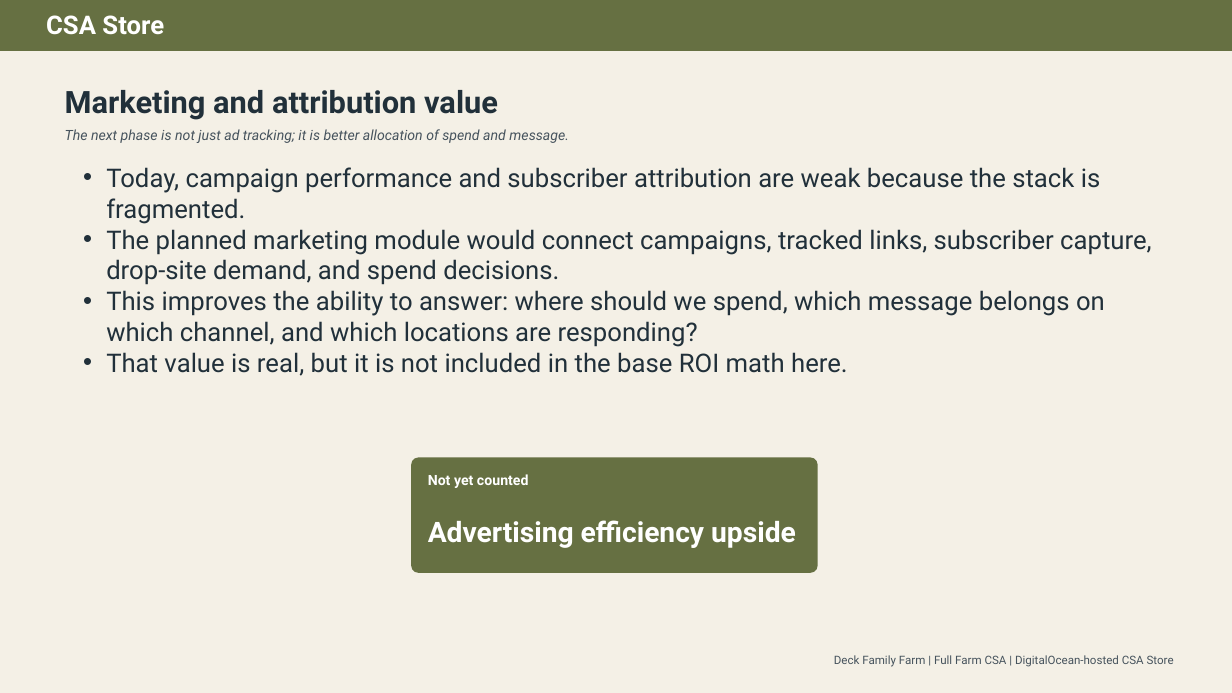
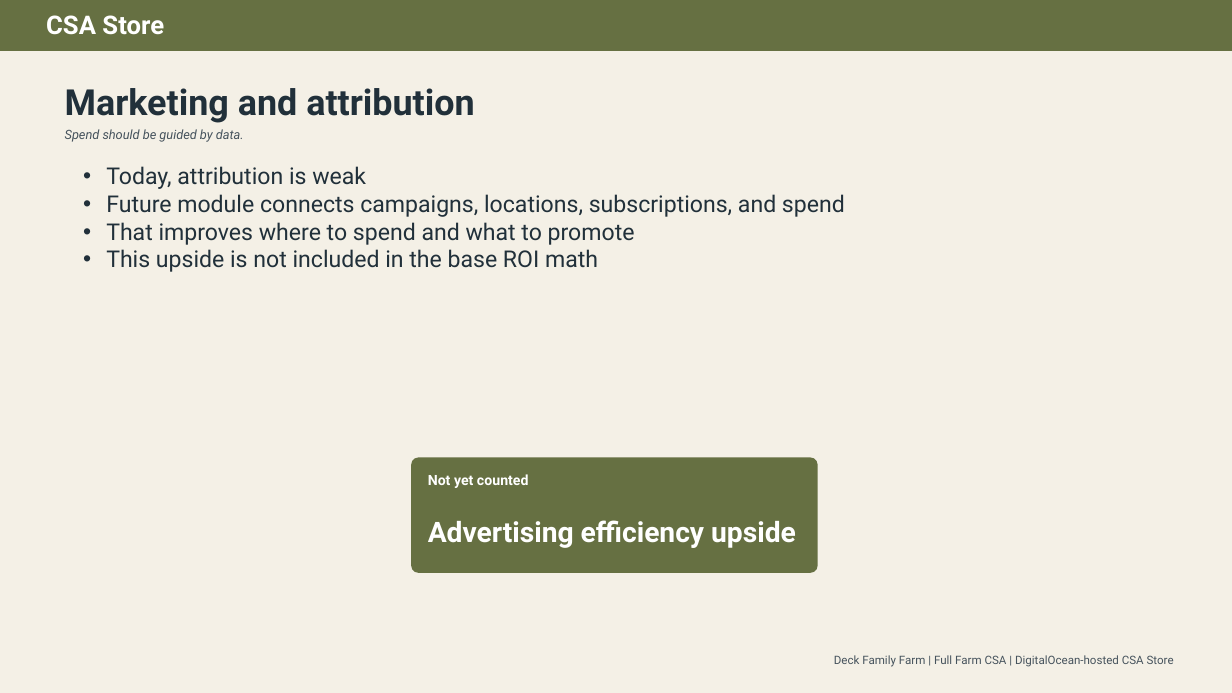
Before and after one commit to deckfamilyfarm/csa-store, a slide deck: slide 9 of docs/csa_store_application_overview_deck.pptx. Drawn at 1232x693 pixels with LibreOffice and Linux fonts; fonts in the diff are those of the drawing. Boxes give left, top, right and bottom in pixels: in the first picture for what was removed or moved away, otherwise in the second. Text is boxed around its words. In the diff, an @@ line names an element or a change of style, - is before the commit and + after.

```diff
--- a/docs/csa_store_application_overview_deck.pptx
+++ b/docs/csa_store_application_overview_deck.pptx
@@ text at [65, 88, 474, 123]: text changed; size 24 to 28 pt @@
-Marketing and attribution value
+Marketing and attribution
@@ text at [65, 129, 244, 142]: text changed; size 11 to 10 pt @@
-The next phase is not just ad tracking; it is better allocation of spend and message.
+Spend should be guided by data.
@@ text at [106, 166, 845, 272]: text changed; size 20 to 18 pt @@
-• Today, campaign performance and subscriber attribution are weak because the stack is fragmented.
-• The planned marketing module would connect campaigns, tracked links, subscriber capture, drop-site demand, and spend decisions.
-• This improves the ability to answer: where should we spend, which message belongs on which channel, and which locations are responding?
-• That value is real, but it is not included in the base ROI math here.
+• Today, attribution is weak
+• Future module connects campaigns, locations, subscriptions, and spend
+• That improves where to spend and what to promote
+• This upside is not included in the base ROI math
```
Also in this commit, not shown: 10 other slides changed, 1 other file.
